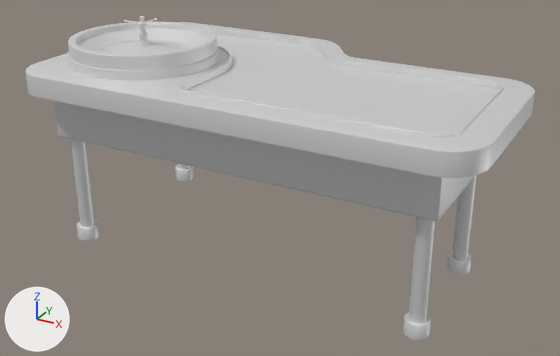
The glTF model public/models/Roulette.glb as it was, and as the next commit left it.
The view is the same before and after, from a camera (50 mm lens) standing at (4120.0, -7571.0, 3292.0) and looking at (52.0, -174.0, -406.0). Lighting does not change. The marker at lower left points along +X, +Y and +Z. Vertices at the same position are counted once.

The older version as bpy lines, for what is in view:
```python
me_mesh_0 = bpy.data.meshes.new('Mesh_0')
me_mesh_0.from_pydata(...)  # 7447 vertices, 14384 faces; spans x -2212.0..2212.0, y -1276.0..1276.0, z -1122.0..1122.0
# faces by material slot: [3394, 784, 10206]
me_mesh_0.materials.append(mat_material__95)  # white #e7e7e7
me_mesh_0.materials.append(mat_retro_player_quads_vinil)  # white #e7e7e7
me_mesh_0.materials.append(mat_material__107)  # white #e7e7e7
ob_roulette = bpy.data.objects.new('roulette', me_mesh_0)
ob_roulette.parent = ob_node_1
ob_roulette.location = (0.0, 0.0, 0.0)
ob_roulette.scale = (1.22, 1.22, 1.22)
```
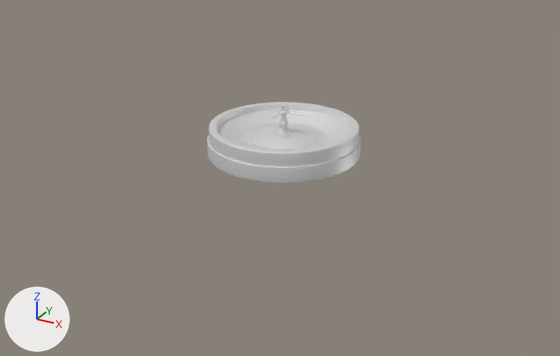
The edits, one by one:
me_mesh_0 is used by ob_roulette; parent ob_node_1; location (0.0, 0.0, 0.0); scale (1.22, 1.22, 1.22).
me_mesh_0 had 7447 vertices, 14384 faces and spanned x -2212.0..2212.0, y -1276.0..1276.0, z -1122.0..1122.0.
me_mesh_0 no longer uses material mat_material__95 (white #e7e7e7).
me_mesh_0 now has 5590 vertices, 10798 faces and spans x -725.0..734.0, y -724.0..734.0, z -114.0..354.0.
me_mesh_0 part 1: the loose piece of 2517 vertices spanning x -2106.0..-647.0, y -1041.0..417.0, z 654.0..922.0 is moved by (1381.0, 317.0, -768.0).
me_mesh_0 part 2: the loose piece of 52 vertices spanning x -1328.0..-1173.0, y -320.0..-303.0, z 1051.0..1067.0 is moved by (1381.0, 317.0, -768.0).
me_mesh_0 part 3: the loose piece of 1473 vertices spanning x -1437.0..-1316.0, y -373.0..-252.0, z 842.0..1122.0 is moved by (1381.0, 317.0, -768.0).
me_mesh_0 part 4: 6 loose pieces with 1857 vertices, spanning x -2212.0..2212.0, y -1276.0..1276.0, z -1122.0..719.0, are deleted.
Object 'roulette' (ob_roulette) is rescaled from (1.22, 1.22, 1.22) to (1.24, 1.24, 1.24).

Boxes [x1, y1, x2, y2] around the edits, measured in the pictures (560 x 356 px; the box of a moved part takes in the faces that stretch with it):
'roulette', reshaped, rescaled (70% narrower, 75% shorter): before [25, 16, 535, 340]; after [207, 102, 361, 182]
part 1 of me_mesh_0, moved or reshaped: before [67, 22, 219, 81]; after [207, 102, 361, 182]
part 2 of me_mesh_0, moved or reshaped: before [146, 23, 159, 26]; after [288, 112, 303, 115]
part 3 of me_mesh_0, moved or reshaped: before [137, 16, 150, 46]; after [278, 104, 290, 134]
part 4 of me_mesh_0, deleted: before [25, 22, 535, 340]
